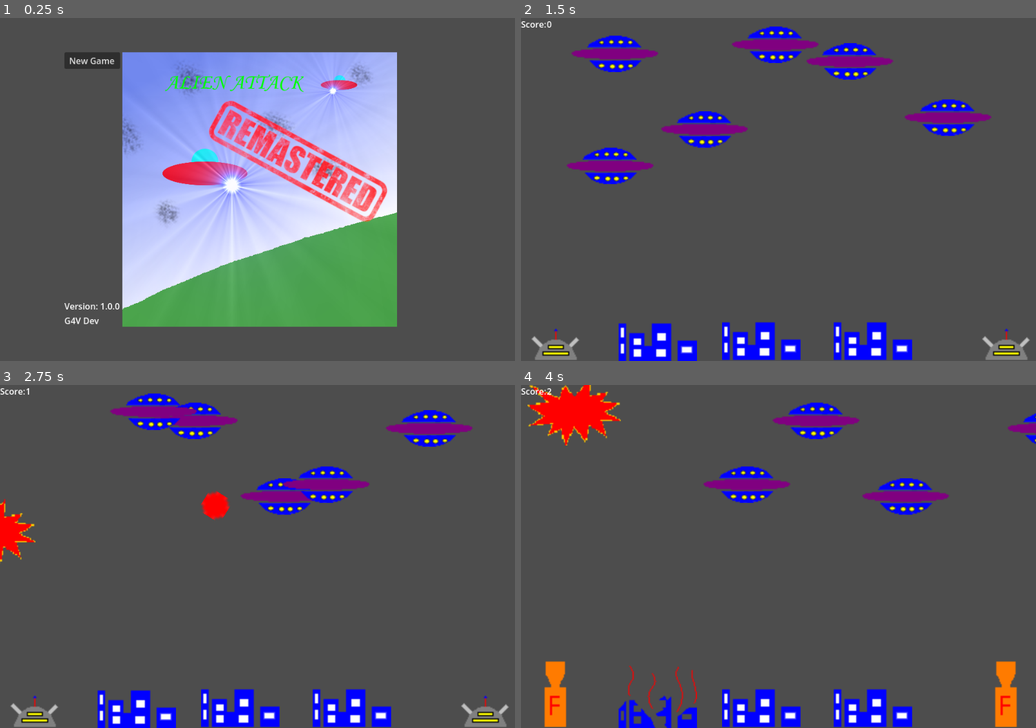
Above: before the commit, frames 1-4 (two rows, left to right).
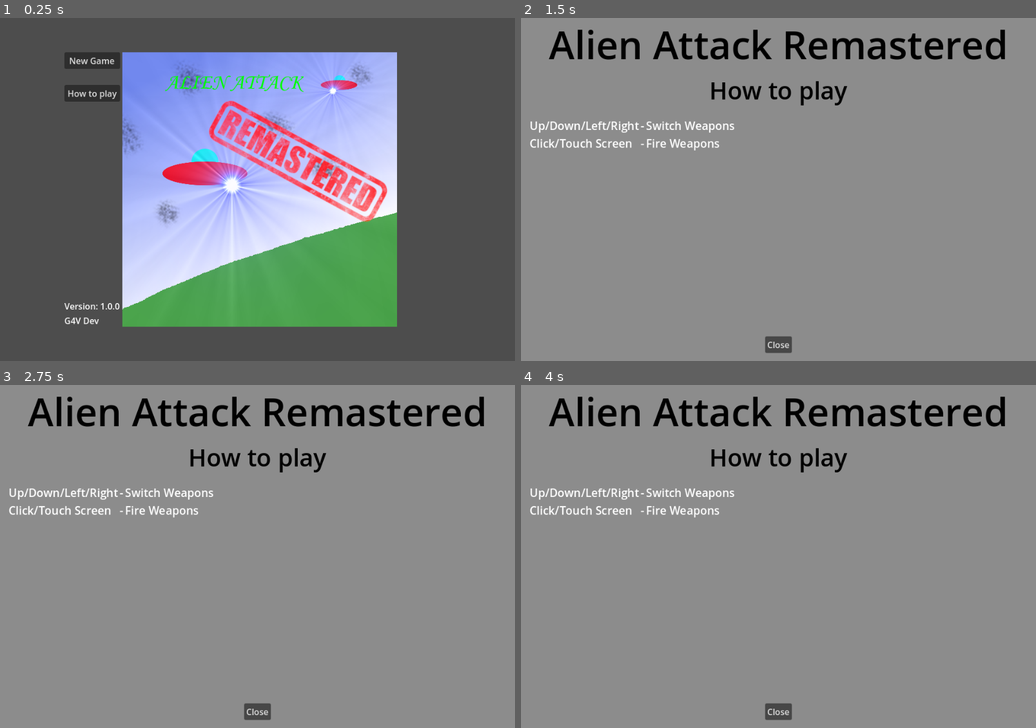
Above: after the commit, the same moments.

Repository: halkeye/AlienAttackGodot
Game: Godot game, scene res://scenes/main_menu.tscn
Two runs of this game, one before a commit and one after it. Both use one fixed random seed, a clock stepped at 60 frames per second and the inputs below.
Inputs (mouse positions are in pixels of both pictures, inside the frame that each line leads up to):
- Up to frame 1 (0.25 s): no input
- Up to frame 2 (1.5 s): click (613, 93) at 0.5 s, where only the run after the commit has a clickable "How to play"; click "New Game" at 1.25 s
- Up to frame 3 (2.75 s): click (92, 426) at 2 s, where only the run after the commit has a clickable "New Game"
- Up to frame 4 (4 s): click (557, 693) at 2.77 s; click (1005, 693) at 3.52 s

The runs differ from the first frame. In frame 1, 0.5% of the frame differs, in the area x 12-24%, y 19-25%; in frame 2, 99%; in frame 3, 99%; in frame 4, 100%, in the area x 0-100%, y 0-100%.

Commit message:
cleanup and help

Diff:
--- /dev/null
+++ b/scenes/help_dialog.tscn
@@ -0,0 +1,85 @@
+[gd_scene load_steps=2 format=3 uid="uid://cmsytgwfctvlm"]
+
+[ext_resource type="Script" path="res://scripts/help_dialog.gd" id="1_v5d5t"]
+
+[node name="How To Play" type="Control"]
+layout_mode = 3
+anchors_preset = 15
+anchor_right = 1.0
+anchor_bottom = 1.0
+grow_horizontal = 2
+grow_vertical = 2
+script = ExtResource("1_v5d5t")
+
+[node name="ColorRect" type="ColorRect" parent="."]
+layout_mode = 1
+anchors_preset = 15
+anchor_right = 1.0
+anchor_bottom = 1.0
+grow_horizontal = 2
+grow_vertical = 2
+color = Color(0.54902, 0.54902, 0.54902, 1)
+
+[node name="VBoxContainer" type="VBoxContainer" parent="."]
+layout_mode = 1
+anchors_preset = 15
+anchor_right = 1.0
+anchor_bottom = 1.0
+grow_horizontal = 2
+grow_vertical = 2
+
+[node name="Title" type="Label" parent="VBoxContainer"]
+layout_mode = 2
+theme_override_colors/font_color = Color(0, 0, 0, 1)
+theme_override_font_sizes/font_size = 72
+text = "Alien Attack Remastered"
+horizontal_alignment = 1
+
+[node name="How to play" type="Label" parent="VBoxContainer"]
+layout_mode = 2
+theme_override_colors/font_color = Color(0, 0, 0, 1)
+theme_override_font_sizes/font_size = 45
+text = "How to play"
+horizontal_alignment = 1
+
+[node name="MarginContainer" type="MarginContainer" parent="VBoxContainer"]
+layout_mode = 2
+theme_override_constants/margin_left = 15
+theme_override_constants/margin_top = 15
+theme_override_constants/margin_right = 15
+theme_override_constants/margin_bottom = 15
+
+[node name="RichTextLabel" type="RichTextLabel" parent="VBoxContainer/MarginContainer"]
+layout_mode = 2
+theme_override_font_sizes/normal_font_size = 21
+bbcode_enabled = true
+text = "[table=3]
+	[cell]Up/Down/Left/Right[/cell]
+	[cell]-[/cell]
+	[cell]Switch Weapons[/cell]
+
+	[cell]Click/Touch Screen[/cell]
+	[cell]-[/cell]
+    [cell]Fire Weapons[/cell]
+[/table]"
+fit_content = true
+shortcut_keys_enabled = false
+
+[node name="VBoxContainer" type="VBoxContainer" parent="VBoxContainer"]
+layout_mode = 2
+size_flags_vertical = 3
+alignment = 2
+
+[node name="HBoxContainer" type="HBoxContainer" parent="VBoxContainer/VBoxContainer"]
+layout_mode = 2
+alignment = 1
+
+[node name="MarginContainer" type="MarginContainer" parent="VBoxContainer/VBoxContainer/HBoxContainer"]
+layout_mode = 2
+theme_override_constants/margin_bottom = 15
+
+[node name="CloseButton" type="Button" parent="VBoxContainer/VBoxContainer/HBoxContainer/MarginContainer"]
+layout_mode = 2
+text = "Close"
+
+[connection signal="pressed" from="VBoxContainer/VBoxContainer/HBoxContainer/MarginContainer/CloseButton" to="." method="_on_close_button_pressed"]
--- a/scenes/main_menu.tscn
+++ b/scenes/main_menu.tscn
@@ -1,49 +1,70 @@
-[gd_scene load_steps=3 format=3 uid="uid://by53gn62dlhjt"]
+[gd_scene load_steps=4 format=3 uid="uid://by53gn62dlhjt"]
 
 [ext_resource type="Script" path="res://scripts/main_menu.gd" id="1_777h8"]
 [ext_resource type="Texture2D" uid="uid://dsm30pxk170dw" path="res://artwork/splash/SplashRemastered.png" id="2_htqyp"]
+[ext_resource type="PackedScene" uid="uid://cmsytgwfctvlm" path="res://scenes/help_dialog.tscn" id="3_hn223"]
 
-[node name="MainMenu" type="MarginContainer"]
+[node name="MainMenu" type="Control"]
+layout_mode = 3
 anchors_preset = 15
 anchor_right = 1.0
 anchor_bottom = 1.0
+grow_horizontal = 2
+grow_vertical = 2
+script = ExtResource("1_777h8")
+
+[node name="MarginContainer" type="MarginContainer" parent="."]
+layout_mode = 2
+anchor_right = 1.0
+anchor_bottom = 1.0
+offset_top = -16.0
+offset_bottom = 16.0
 grow_horizontal = 2
 grow_vertical = 2
 theme_override_constants/margin_left = 120
 theme_override_constants/margin_top = 80
 theme_override_constants/margin_right = 120
 theme_override_constants/margin_bottom = 80
-script = ExtResource("1_777h8")
 
-[node name="HBoxContainer" type="HBoxContainer" parent="."]
+[node name="HBoxContainer" type="HBoxContainer" parent="MarginContainer"]
 layout_mode = 2
 
-[node name="VBoxContainer" type="VBoxContainer" parent="HBoxContainer"]
+[node name="VBoxContainer" type="VBoxContainer" parent="MarginContainer/HBoxContainer"]
 layout_mode = 2
 
-[node name="MenuOptions" type="VBoxContainer" parent="HBoxContainer/VBoxContainer"]
+[node name="MenuOptions" type="VBoxContainer" parent="MarginContainer/HBoxContainer/VBoxContainer"]
 layout_mode = 2
 size_flags_vertical = 3
 theme_override_constants/separation = 30
 
-[node name="New Game" type="Button" parent="HBoxContainer/VBoxContainer/MenuOptions"]
+[node name="New Game" type="Button" parent="MarginContainer/HBoxContainer/VBoxContainer/MenuOptions"]
 layout_mode = 2
 text = "New Game"
 
-[node name="Version" type="Label" parent="HBoxContainer/VBoxContainer"]
+[node name="How to play" type="Button" parent="MarginContainer/HBoxContainer/VBoxContainer/MenuOptions"]
+layout_mode = 2
+text = "How to play"
+
+[node name="Version" type="Label" parent="MarginContainer/HBoxContainer/VBoxContainer"]
 layout_mode = 2
 text = "Version: 1.0.0
 "
 
-[node name="G4V Dev" type="Label" parent="HBoxContainer/VBoxContainer"]
+[node name="G4V Dev" type="Label" parent="MarginContainer/HBoxContainer/VBoxContainer"]
 layout_mode = 2
 text = "G4V Dev"
 
-[node name="CenterContainer" type="CenterContainer" parent="HBoxContainer"]
+[node name="CenterContainer" type="CenterContainer" parent="MarginContainer/HBoxContainer"]
 layout_mode = 2
 
-[node name="Splash" type="TextureRect" parent="HBoxContainer/CenterContainer"]
+[node name="Splash" type="TextureRect" parent="MarginContainer/HBoxContainer/CenterContainer"]
 layout_mode = 2
 texture = ExtResource("2_htqyp")
 
-[connection signal="pressed" from="HBoxContainer/VBoxContainer/MenuOptions/New Game" to="." method="_on_new_game_pressed"]
+[node name="How To Play" parent="." instance=ExtResource("3_hn223")]
+visible = false
+layout_mode = 1
+
+[connection signal="pressed" from="MarginContainer/HBoxContainer/VBoxContainer/MenuOptions/New Game" to="." method="_on_new_game_pressed"]
+[connection signal="pressed" from="MarginContainer/HBoxContainer/VBoxContainer/MenuOptions/How to play" to="." method="_on_how_to_play_pressed"]
+[connection signal="on_close" from="How To Play" to="." method="_on_how_to_play_on_close"]
--- /dev/null
+++ b/scripts/help_dialog.gd
@@ -0,0 +1,16 @@
+extends Control
+
+signal on_close
+
+# Called when the node enters the scene tree for the first time.
+func _ready():
+	pass # Replace with function body.
+
+
+# Called every frame. 'delta' is the elapsed time since the previous frame.
+func _process(delta):
+	pass
+
+
+func _on_close_button_pressed():
+	on_close.emit()
--- a/scripts/main.gd
+++ b/scripts/main.gd
@@ -11,8 +11,8 @@
 @onready var scoreLabel = $"Score/Value"
 
 func gen_random_pos():
-	var x = randf_range(0, screensize.x)
-	var y = randf_range(0, screensize.y / 2)
+	var x = randf_range(60, screensize.x-60)
+	var y = randf_range(60, screensize.y / 2)
 	return Vector2(x, y)
 
 func create_ufo():
@@ -49,9 +49,10 @@
 		## there should never be no ufos normally, but guard incase
 		return
 
-	var ufo = ufos[randi_range(0, len(ufos)-1)]
-	$UFOTargetPath/PathFollow2D.progress_ratio = randf()
-	ufo.fire(bullet_scene, $UFOTargetPath/PathFollow2D.position)
+	var ufo: UFO = ufos[randi_range(0, len(ufos)-1)]
+	if !ufo.is_dead():
+		$UFOTargetPath/PathFollow2D.progress_ratio = randf()
+		ufo.fire(bullet_scene, $UFOTargetPath/PathFollow2D.position)
 
 func _on_ufo_health_depleted(ufo: UFO):
 	score += 1
--- a/scripts/main_menu.gd
+++ b/scripts/main_menu.gd
@@ -1,12 +1,15 @@
-extends MarginContainer
+extends Control
 
 var MainScene = preload("res://scenes/main.tscn")
-
-func _ready():
-	pass
 
 func _process(_delta):
 	pass
 
 func _on_new_game_pressed():
 	get_tree().change_scene_to_packed(MainScene)
+
+func _on_how_to_play_pressed():
+	$"How To Play".show()
+
+func _on_how_to_play_on_close():
+	$"How To Play".hide()
Not shown, changed: NOTES.md
